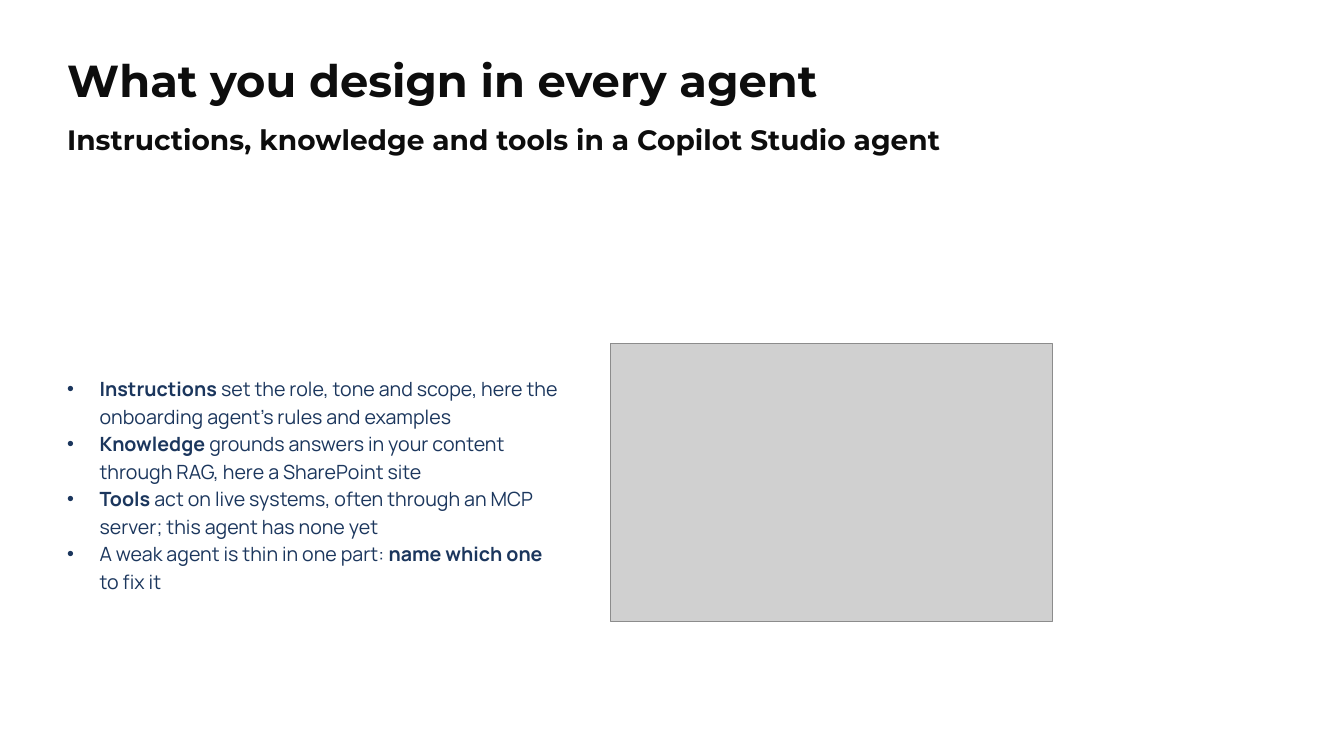
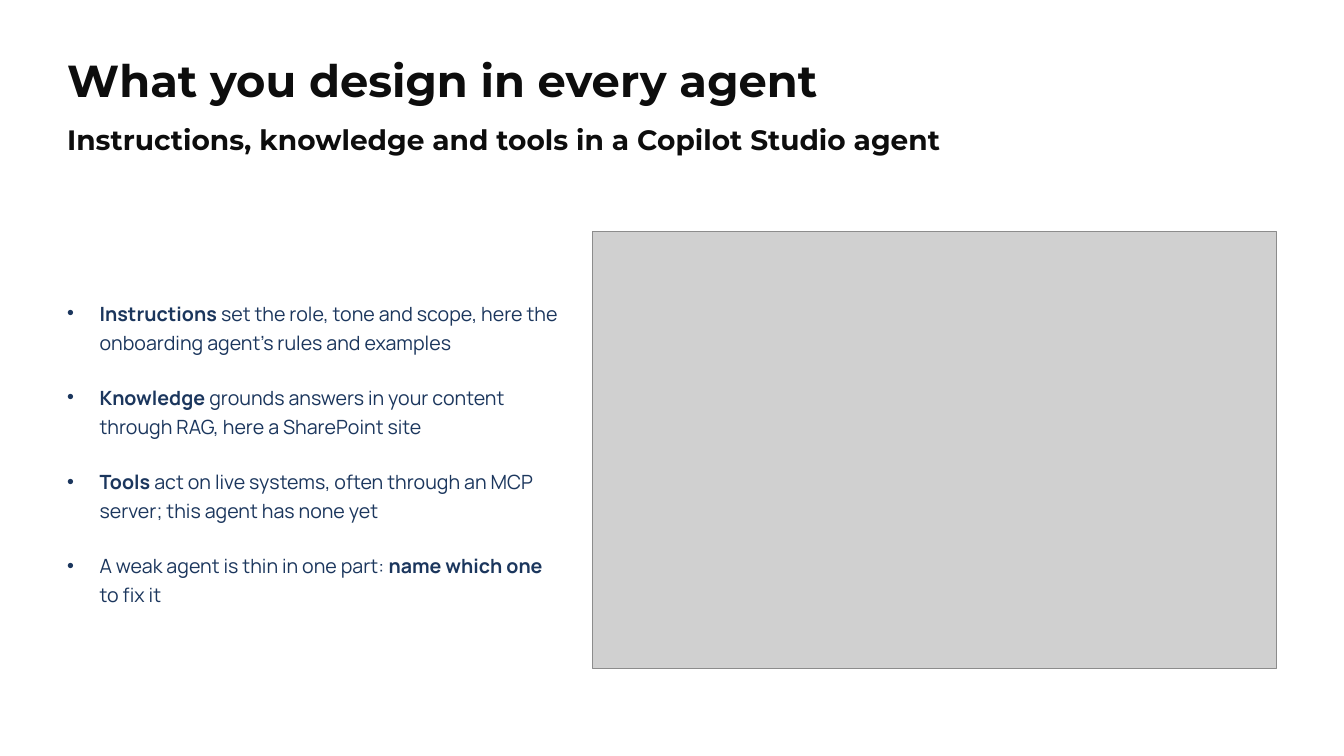
Before and after one commit to alexander-kastil/copilot-studio-agents, a slide deck: slide 14 of demos/01-intro/pptx/01-intro.pptx. Drawn at 1344x756 pixels with LibreOffice and Linux fonts; fonts in the diff are those of the drawing; grey boxes stand for pictures. Boxes give left, top, right and bottom in pixels: in the first picture for what was removed or moved away, otherwise in the second. Text is boxed around its words. In the diff, an @@ line names an element or a change of style, - is before the commit and + after.

```diff
--- a/demos/01-intro/pptx/01-intro.pptx
+++ b/demos/01-intro/pptx/01-intro.pptx
@@ picture: place and size @@
-picture at [611, 344, 1053, 622]
+picture at [593, 232, 1277, 668]
@@ text "Instructions set the role, tone ...": place and size @@
-text "Instructions set the role, tone ..." at [100, 381, 558, 590]
+text "Instructions set the role, tone ..." at [100, 306, 558, 603]
@@ text "Instructions set the role, tone ..." at [100, 306, 558, 603]: line spacing 1.17 to 1.25; more space between paragraphs @@
```
Also in this commit, not shown: 14 other slides changed, 39 other files.
